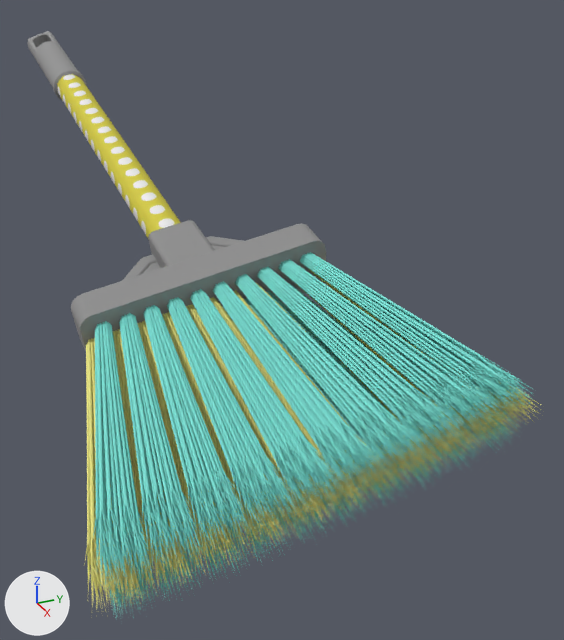
Two versions of the OBJ model obj3d/brush-small.obj, one commit apart.
Camera for both pictures: a 50 mm lens placed at (474.0, -140.0, 175.0), pointed at (-15.0, 80.0, -69.0). Arrows for +X, +Y and +Z are at lower left; the lights stay in place. Where no turn or scale is listed for an object, it has been applied to the vertices.

Names of what the first picture shows: 'brush-small'.
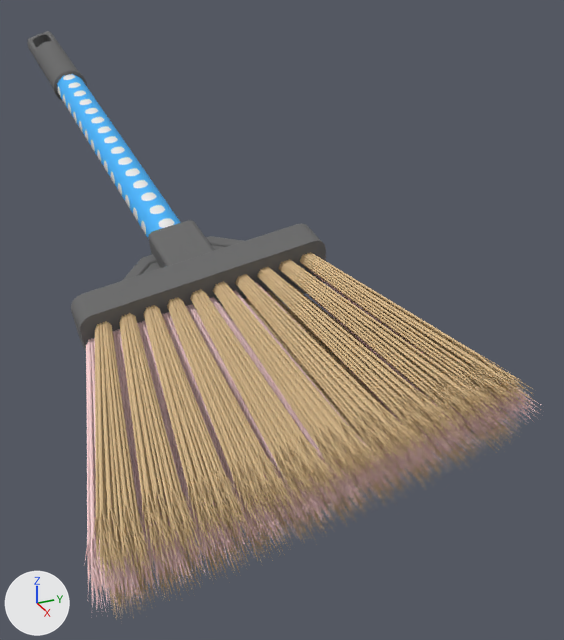
Where the change shows, as pixel boxes [x1, y1, x2, y2] in the pictures (564 x 640 px):
'brush-small', recoloured, surface changed (cyan to beige)
    both: [27, 31, 544, 618]

What changed in the scene script:
```text
Add img_broom_handle_texture_jpg:
    img_broom_handle_texture_jpg = load_image('broom_handle_texture.jpg', 'broom_handle_texture.jpg', 256, 256, 'sRGB')
Change mat_block_mat:
    mat_block_mat.base_color: (0.271, 0.271, 0.271) -> (0.137, 0.137, 0.137)  # grey #8e8e8e -> dark grey #676767
Change mat_handle_mat:
    where n2 = _N.new('ShaderNodeTexImage'); n2.name = 'Image Texture'
    n2.image: img_brush_small_handle_texture_jpg -> img_broom_handle_texture_jpg
Change mat_handlecap_mat:
    mat_handlecap_mat.base_color: (0.298, 0.298, 0.298) -> (0.137, 0.137, 0.137)  # grey #949494 -> dark grey #676767
Change mat_filament_mat:
    mat_filament_mat.base_color: (0.216, 0.788, 0.702) -> (0.706, 0.506, 0.275)  # cyan #80e6da -> beige #dbbd8f
Change mat_filament_mat2:
    mat_filament_mat2.base_color: (0.835, 0.8, 0.235) -> (1.0, 0.698, 0.698)  # yellow #ece785 -> white #ffdada
```
